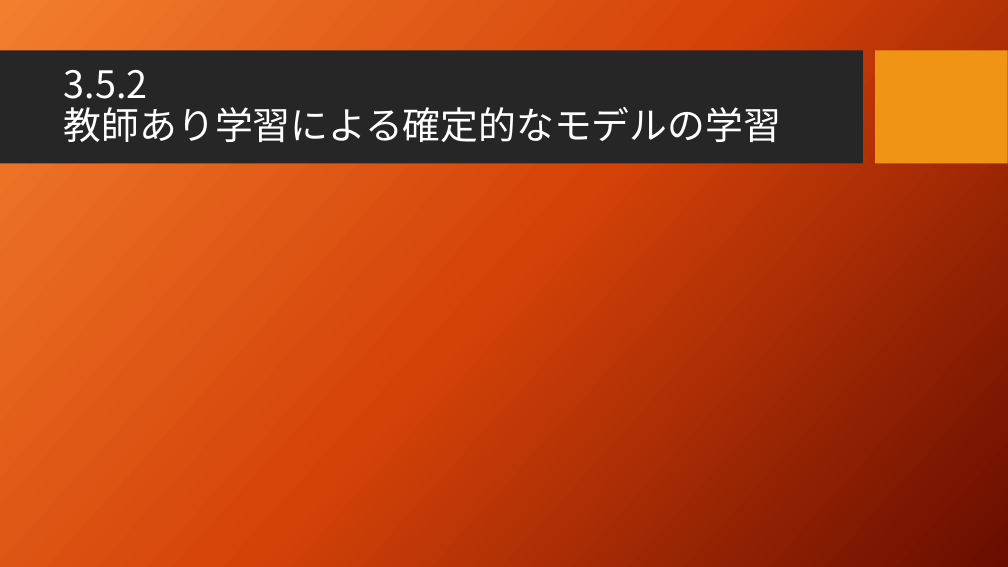
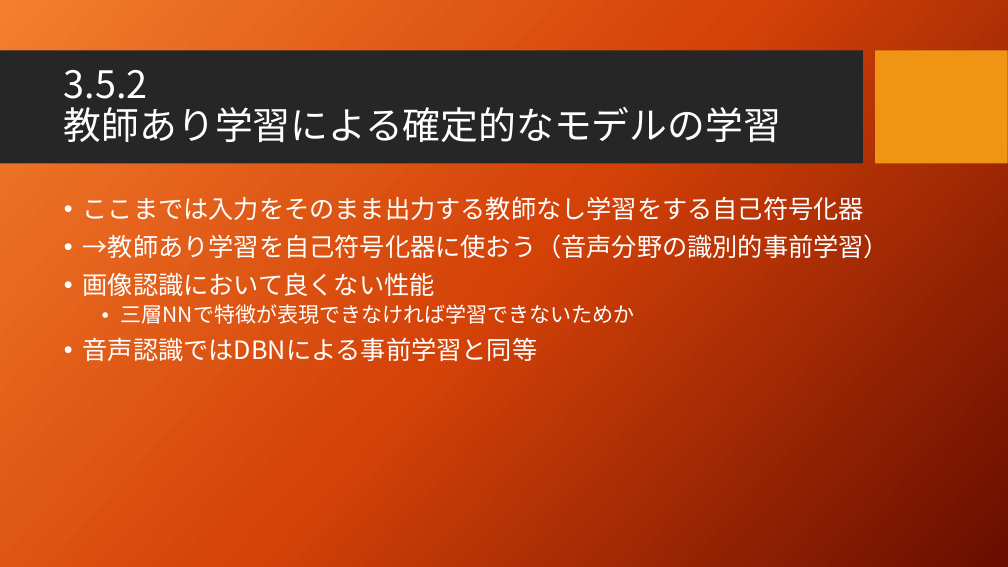
Before and after one commit to seigenji/deep_learning, a slide deck: slide 22 of deep_learning3.4.pptx. Drawn at 1008x567 pixels with LibreOffice and Linux fonts; fonts in the diff are those of the drawing; background and template pictures are left out. Boxes give left, top, right and bottom in pixels: in the first picture for what was removed or moved away, otherwise in the second. Text is boxed around its words. In the diff, an @@ line names an element or a change of style, - is before the commit and + after.

```diff
--- a/deep_learning3.4.pptx
+++ b/deep_learning3.4.pptx
@@ text added at <box>83,193,889,361</box>, 24 pt, text #FFFFFF @@
+• ここまでは入力をそのまま出力する教師なし学習をする自己符号化器
+• →教師あり学習を自己符号化器に使おう（音声分野の識別的事前学習）
+• 画像認識において良くない性能
+  • 三層NNで特徴が表現できなければ学習できないためか
+• 音声認識ではDBNによる事前学習と同等
```
Also in this commit, not shown: 3 other slides changed.
